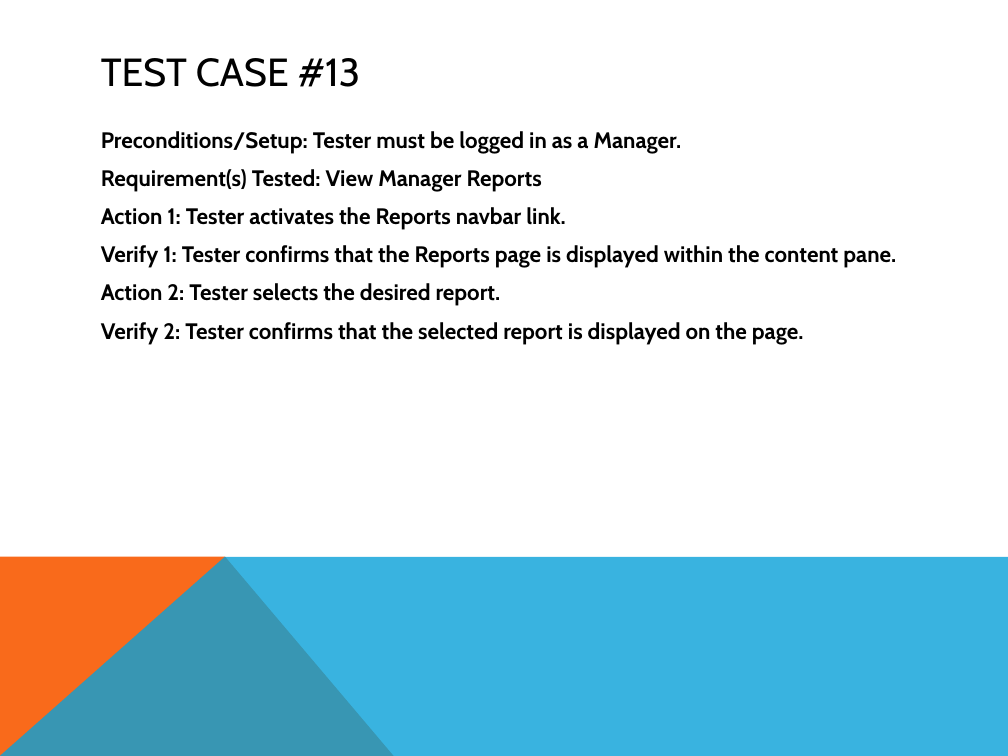
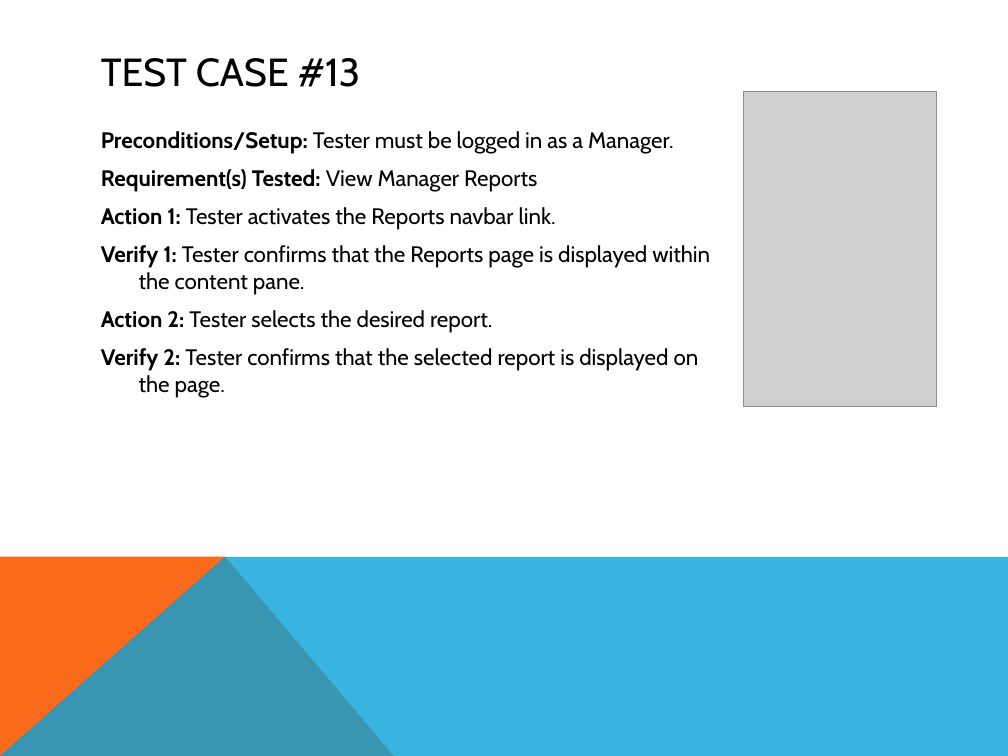
Before and after one commit to Dyndrilliac/cen-4010-assignments, a slide deck: slide 11 of Design Documents/_OldStuff/Testing Presentation/PresentationSoftEng.pptx. Drawn at 1008x756 pixels with LibreOffice and Linux fonts; fonts in the diff are those of the drawing; grey boxes stand for pictures. Boxes give left, top, right and bottom in pixels: in the first picture for what was removed or moved away, otherwise in the second. Text is boxed around its words. In the diff, an @@ line names an element or a change of style, - is before the commit and + after.

```diff
--- a/Design Documents/_OldStuff/Testing Presentation/PresentationSoftEng.pptx
+++ b/Design Documents/_OldStuff/Testing Presentation/PresentationSoftEng.pptx
@@ picture added at [744, 91, 936, 406] @@
@@ text "Preconditions/Setup: Tester must be logged ..." at [101, 131, 710, 398]: bold off in "Tester must be logged in as a ...", "View Manager Reports", "Tester activates the Reports navbar link.", "Tester confirms that the Reports page is ..." and 2 more places @@
```
Also in this commit, not shown: 4 other slides changed.
